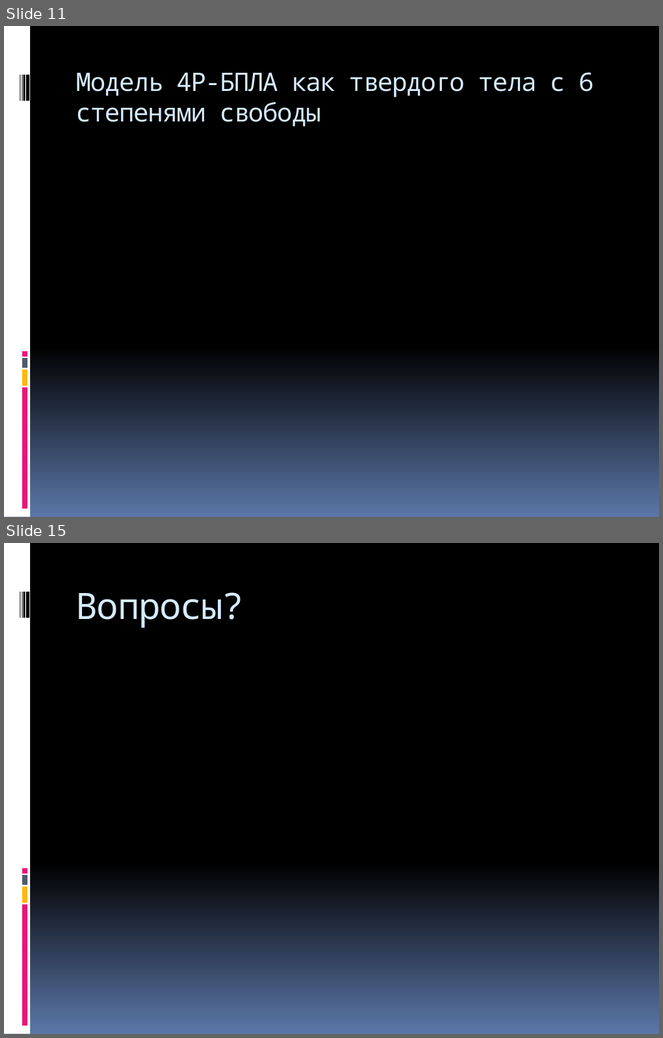
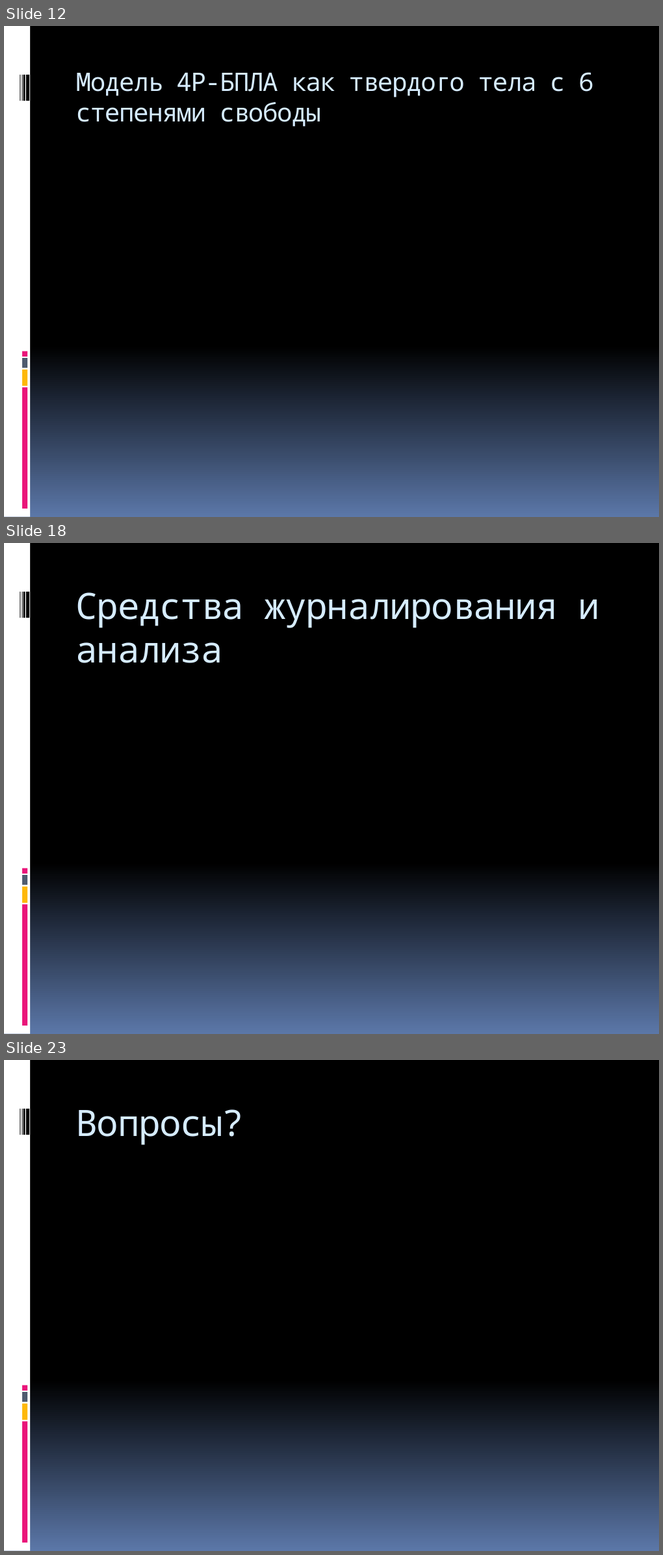
Before and after one commit to yaceq/quadro-xds, a slide deck: Docs/Medias2012.pptx. Shown one above the other, each under a label of ours: slides 11 and 15 before the commit, slides 12, 18 and 23 after it; the slides between them are not shown. The pictures are 663x1038 and 663x1555 pixels, drawn with LibreOffice and Linux fonts; fonts in the diff are those of the drawing. Boxes give left, top, right and bottom in pixels: in the first picture for what was removed or moved away, otherwise in the second. Text is boxed around its words. In the diff, an @@ line names an element or a change of style, - is before the commit and + after.

```diff
--- a/Docs/Medias2012.pptx
+++ b/Docs/Medias2012.pptx
@@ slide 18 added at [4,543,659,1034], background gradient #000000 to #5B77A8; not listed: 9 template elements that a slide beside it also shows @@
@@ title added at [76,592,600,663], 40 pt, text #D6ECFF @@
+Средства журналирования и анализа
@@ what was slide 11 is now slide 12 @@
@@ what was slide 15 is now slide 23 @@
```
Also in this commit, not shown: 2 slides changed, 8 other slides added, 1 slide removed, 1 other file.
